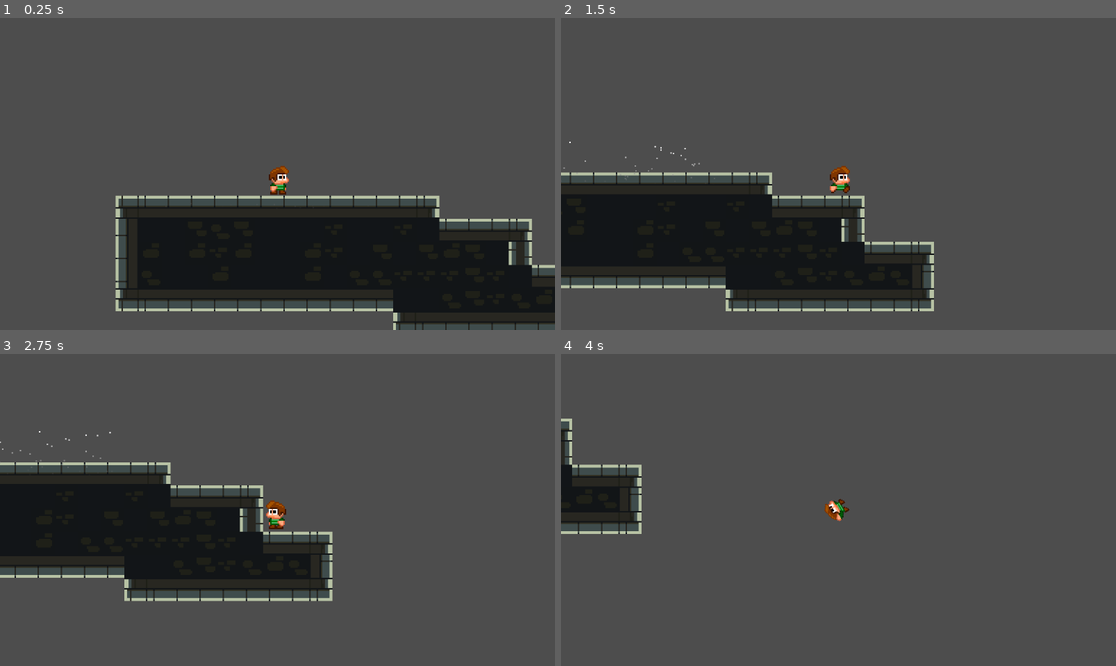
Above: before the commit, frames 1-4 (two rows, left to right).
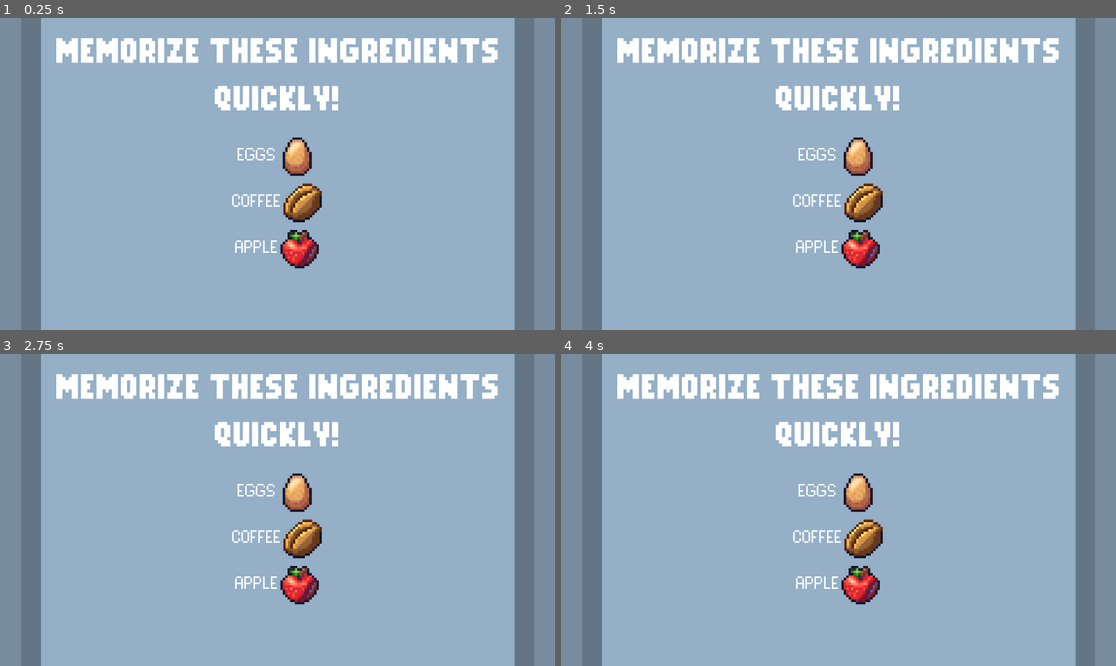
Above: after the commit, the same moments.

Repository: beejq/sugo
Game: Godot game, scene res://scenes/game.tscn
The game is run twice, just before and just after one commit, with the same random seed, the same clock (stepped at 60 frames per second) and the same inputs. The engine's default icon, where the game draws it, is replaced by a stand-in: a white triangle on a blue panel in a dark square.
Inputs:
- Up to frame 1 (0.25 s): no input
- Up to frame 2 (1.5 s): tap Enter at 0.5 s; hold Right (right) from 0.53 s (still down); tap Ctrl (dash) at 0.6 s; tap Space (jump) at 0.77 s; tap Shift (sprint) at 1.35 s
- Up to frame 3 (2.75 s): tap Space (jump) at 1.52 s; release Right (right) at 2.03 s; hold Left (left) from 2.03 s (still down); tap Ctrl (dash) at 2.1 s
- Up to frame 4 (4 s): release Left (left) at 2.78 s; hold Right (right) from 2.78 s (still down); tap Shift (sprint) at 2.85 s; tap Space (jump) at 3.02, 3.77 s; tap Ctrl (dash) at 3.6 s

The runs differ from the first frame. In frame 1, 100% of the frame differs, in the area x 0-100%, y 0-100%; in frame 2, 100%; in frame 3, 100%; in frame 4, 100%.

Commit message:
Added the Memorize UI
5 seconds to memorize ingredients UI is done, currently working on the minigame after reaching the tindahan (finish line)

Diff:
--- a/scenes/game.tscn
+++ b/scenes/game.tscn
@@ -1,8 +1,10 @@
-[gd_scene load_steps=10 format=4 uid="uid://bahpo4o5s3h6e"]
+[gd_scene load_steps=12 format=4 uid="uid://bahpo4o5s3h6e"]
 
 [ext_resource type="PackedScene" uid="uid://t01rjtuo78re" path="res://scenes/player.tscn" id="1_uwrxv"]
 [ext_resource type="Texture2D" uid="uid://d48stx5k5mx7" path="res://assets/tiles.png" id="2_lnu2h"]
 [ext_resource type="Texture2D" uid="uid://bo4itlixprc6y" path="res://assets/general.png" id="3_lbhrr"]
+[ext_resource type="PackedScene" uid="uid://d1ufbvlqqnucq" path="res://scenes/ingredients_ui.tscn" id="4_lbhrr"]
+[ext_resource type="PackedScene" uid="uid://cldxi0rl34qa4" path="res://scenes/tindahan.tscn" id="5_iywne"]
 
 [sub_resource type="TileSetAtlasSource" id="TileSetAtlasSource_iywne"]
 texture = ExtResource("2_lnu2h")
@@ -545,6 +547,10 @@
 
 [node name="Game" type="Node2D"]
 
+[node name="IngredientsUI" parent="." instance=ExtResource("4_lbhrr")]
+offset = Vector2(0.36, -28.78)
+transform = Transform2D(1, 0, 0, 1, 0.36, -28.78)
+
 [node name="Player" parent="." instance=ExtResource("1_uwrxv")]
 position = Vector2(0, -4)
 
@@ -556,6 +562,10 @@
 tile_set = SubResource("TileSet_u5sy4")
 
 [node name="GPUParticles2D" type="GPUParticles2D" parent="."]
+visible = false
 position = Vector2(-2, 24)
 amount = 64
 process_material = SubResource("ParticleProcessMaterial_lnu2h")
+
+[node name="StaticBody2D" parent="." instance=ExtResource("5_iywne")]
+position = Vector2(166, 22)
--- /dev/null
+++ b/scenes/ingredients_ui.tscn
@@ -0,0 +1,126 @@
+[gd_scene load_steps=9 format=3 uid="uid://d1ufbvlqqnucq"]
+
+[ext_resource type="Script" uid="uid://cjrmg6vt7msyn" path="res://scripts/ingredients_ui.gd" id="1_ovygv"]
+[ext_resource type="Texture2D" uid="uid://cu0ho8ju5kkjq" path="res://assets/ui/Tilesheets/Large tiles/Thin outline/tilemap.png" id="2_indwd"]
+[ext_resource type="FontFile" uid="uid://8y0v08b83lpv" path="res://assets/font/PixelAE-Bold.ttf" id="3_a20d4"]
+[ext_resource type="FontFile" uid="uid://dae4ki7o8weh5" path="res://assets/font/PixelAE-Regular.ttf" id="4_4ui1h"]
+[ext_resource type="Texture2D" uid="uid://qospodtqy126" path="res://assets/ui/foods/Free_pixel_food_16x16/Icons/eggs_brown.png" id="5_4ui1h"]
+[ext_resource type="Texture2D" uid="uid://dqtbodheyuv1l" path="res://assets/ui/foods/Free_pixel_food_16x16/Icons/coffee_raw.png" id="6_xcani"]
+[ext_resource type="Texture2D" uid="uid://br4wfb4fqfu3a" path="res://assets/ui/foods/Free_pixel_food_16x16/Icons/fruit_apple.png" id="7_phjot"]
+
+[sub_resource type="StyleBoxTexture" id="StyleBoxTexture_o52pe"]
+texture = ExtResource("2_indwd")
+region_rect = Rect2(66, 0, 32, 32)
+
+[node name="IngredientsUI" type="CanvasLayer"]
+script = ExtResource("1_ovygv")
+
+[node name="Panel" type="Panel" parent="."]
+anchors_preset = 8
+anchor_left = 0.5
+anchor_top = 0.5
+anchor_right = 0.5
+anchor_bottom = 0.5
+offset_left = -655.5
+offset_top = -417.0
+offset_right = 655.5
+offset_bottom = 469.0
+grow_horizontal = 2
+grow_vertical = 2
+size_flags_horizontal = 4
+size_flags_vertical = 4
+theme_override_styles/panel = SubResource("StyleBoxTexture_o52pe")
+
+[node name="TitleLabel" type="Label" parent="Panel"]
+layout_mode = 1
+anchors_preset = 5
+anchor_left = 0.5
+anchor_right = 0.5
+offset_left = -488.5
+offset_top = 151.0
+offset_right = 491.5
+offset_bottom = 346.0
+grow_horizontal = 2
+theme_override_fonts/font = ExtResource("3_a20d4")
+theme_override_font_sizes/font_size = 64
+text = "MEMORIZE THESE INGREDIENTS QUICKLY!"
+horizontal_alignment = 1
+vertical_alignment = 1
+autowrap_mode = 2
+uppercase = true
+
+[node name="VBoxContainer" type="VBoxContainer" parent="Panel"]
+layout_mode = 1
+anchors_preset = 8
+anchor_left = 0.5
+anchor_top = 0.5
+anchor_right = 0.5
+anchor_bottom = 0.5
+offset_left = -278.5
+offset_top = -112.5
+offset_right = 276.5
+offset_bottom = 238.5
+grow_horizontal = 2
+grow_vertical = 2
+theme_override_constants/separation = 16
+alignment = 1
+
+[node name="ingredient1" type="HBoxContainer" parent="Panel/VBoxContainer"]
+custom_minimum_size = Vector2(80, 80)
+layout_mode = 2
+alignment = 1
+
+[node name="label" type="Label" parent="Panel/VBoxContainer/ingredient1"]
+layout_mode = 2
+theme_override_fonts/font = ExtResource("4_4ui1h")
+theme_override_font_sizes/font_size = 32
+text = "Sample Ingredient"
+horizontal_alignment = 1
+vertical_alignment = 1
+uppercase = true
+
+[node name="TextureRect" type="TextureRect" parent="Panel/VBoxContainer/ingredient1"]
+layout_mode = 2
+texture = ExtResource("5_4ui1h")
+expand_mode = 2
+stretch_mode = 5
+
+[node name="ingredient2" type="HBoxContainer" parent="Panel/VBoxContainer"]
+layout_mode = 2
+alignment = 1
+
+[node name="label" type="Label" parent="Panel/VBoxContainer/ingredient2"]
+layout_mode = 2
+theme_override_fonts/font = ExtResource("4_4ui1h")
+theme_override_font_sizes/font_size = 32
+text = "Sample Ingredient"
+horizontal_alignment = 1
+vertical_alignment = 1
+uppercase = true
+
+[node name="TextureRect2" type="TextureRect" parent="Panel/VBoxContainer/ingredient2"]
+custom_minimum_size = Vector2(80, 80)
+layout_mode = 2
+texture = ExtResource("6_xcani")
+expand_mode = 2
+stretch_mode = 5
+
+[node name="ingredient3" type="HBoxContainer" parent="Panel/VBoxContainer"]
+layout_mode = 2
+alignment = 1
+
+[node name="label" type="Label" parent="Panel/VBoxContainer/ingredient3"]
+layout_mode = 2
+theme_override_fonts/font = ExtResource("4_4ui1h")
+theme_override_font_sizes/font_size = 32
+text = "Sample Ingredient"
+horizontal_alignment = 1
+vertical_alignment = 1
+uppercase = true
+
+[node name="TextureRect3" type="TextureRect" parent="Panel/VBoxContainer/ingredient3"]
+custom_minimum_size = Vector2(80, 80)
+layout_mode = 2
+texture = ExtResource("7_phjot")
+expand_mode = 2
+stretch_mode = 5
--- /dev/null
+++ b/scenes/minigame.tscn
@@ -0,0 +1,32 @@
+[gd_scene format=3 uid="uid://ckx6xxrlrj4t4"]
+
+[node name="CanvasLayer" type="CanvasLayer"]
+
+[node name="Panel" type="Panel" parent="."]
+offset_right = 40.0
+offset_bottom = 40.0
+
+[node name="Label" type="Label" parent="Panel"]
+layout_mode = 0
+offset_right = 40.0
+offset_bottom = 23.0
+
+[node name="GridContainer" type="GridContainer" parent="Panel"]
+layout_mode = 0
+offset_right = 40.0
+offset_bottom = 40.0
+
+[node name="TextureButton" type="TextureButton" parent="Panel/GridContainer"]
+layout_mode = 2
+
+[node name="TextureButton2" type="TextureButton" parent="Panel/GridContainer"]
+layout_mode = 2
+
+[node name="TextureButton3" type="TextureButton" parent="Panel/GridContainer"]
+layout_mode = 2
+
+[node name="TextureButton4" type="TextureButton" parent="Panel/GridContainer"]
+layout_mode = 2
+
+[node name="TextureButton5" type="TextureButton" parent="Panel/GridContainer"]
+layout_mode = 2
--- a/scenes/player.tscn
+++ b/scenes/player.tscn
@@ -81,6 +81,21 @@
 [sub_resource type="CircleShape2D" id="CircleShape2D_3vyb7"]
 radius = 11.0
 
+[sub_resource type="Animation" id="Animation_tuyoq"]
+length = 0.001
+tracks/0/type = "value"
+tracks/0/imported = false
+tracks/0/enabled = true
+tracks/0/path = NodePath(".:rotation")
+tracks/0/interp = 1
+tracks/0/loop_wrap = true
+tracks/0/keys = {
+"times": PackedFloat32Array(0),
+"transitions": PackedFloat32Array(1),
+"update": 0,
+"values": [0.0]
+}
+
 [sub_resource type="Animation" id="Animation_qlg0r"]
 resource_name = "spin"
 length = 0.3
@@ -96,21 +111,6 @@
 "transitions": PackedFloat32Array(1, 1),
 "update": 0,
 "values": [0.0, 6.28319]
-}
-
-[sub_resource type="Animation" id="Animation_tuyoq"]
-length = 0.001
-tracks/0/type = "value"
-tracks/0/imported = false
-tracks/0/enabled = true
-tracks/0/path = NodePath(".:rotation")
-tracks/0/interp = 1
-tracks/0/loop_wrap = true
-tracks/0/keys = {
-"times": PackedFloat32Array(0),
-"transitions": PackedFloat32Array(1),
-"update": 0,
-"values": [0.0]
 }
 
 [sub_resource type="AnimationLibrary" id="AnimationLibrary_fjrip"]
--- /dev/null
+++ b/scenes/tindahan.tscn
@@ -0,0 +1,22 @@
+[gd_scene load_steps=4 format=3 uid="uid://cldxi0rl34qa4"]
+
+[ext_resource type="Texture2D" uid="uid://cdeoaaqwjyrbw" path="res://icon.svg" id="1_g1505"]
+[ext_resource type="Script" uid="uid://b5l8xwxfbhoyu" path="res://scripts/tindahan.gd" id="1_ugkg1"]
+
+[sub_resource type="RectangleShape2D" id="RectangleShape2D_1gq5j"]
+
+[node name="StaticBody2D" type="StaticBody2D"]
+script = ExtResource("1_ugkg1")
+
+[node name="Sprite2D" type="Sprite2D" parent="."]
+position = Vector2(7.7486e-07, 7.7486e-07)
+scale = Vector2(0.15625, 0.15625)
+texture = ExtResource("1_g1505")
+
+[node name="Area2D" type="Area2D" parent="."]
+collision_mask = 2
+
+[node name="CollisionShape2D" type="CollisionShape2D" parent="Area2D"]
+shape = SubResource("RectangleShape2D_1gq5j")
+
+[connection signal="body_entered" from="Area2D" to="." method="_on_area_2d_body_entered"]
--- /dev/null
+++ b/scripts/ingredients_ui.gd
@@ -0,0 +1,26 @@
+extends CanvasLayer
+
+@onready var panel: Panel = $Panel
+@onready var ingredient_labels = [
+	$Panel/VBoxContainer/ingredient1/label,
+	$Panel/VBoxContainer/ingredient2/label,
+	$Panel/VBoxContainer/ingredient3/label
+]
+
+var ingredients = ["Eggs", "Coffee", "Apple"]
+
+func _ready() -> void:
+	show_ingredient()
+
+	await get_tree().create_timer(5.0).timeout
+
+	var tween = get_tree().create_tween()
+	tween.tween_property(panel, "modulate:a", 0.0, 0.5)
+	tween.parallel().tween_property(panel, "position:y", panel.position.y - 1000, 2.0)
+	await tween.finished
+
+	panel.visible = false
+
+func show_ingredient():
+	for i in range(ingredients.size()):
+			ingredient_labels[i].text = ingredients[i]
--- /dev/null
+++ b/scripts/tindahan.gd
@@ -0,0 +1,5 @@
+extends StaticBody2D
+
+func _on_area_2d_body_entered(body: Node2D) -> void:
+	if body.name == "Player":
+		print("Time for Minigame!")
Binary file added: assets/font/PixelAE-Bold.ttf
Not shown, added: assets/font/PixelAE-Bold.ttf.import
Binary file added: assets/font/PixelAE-Regular.ttf
Not shown, added: assets/font/PixelAE-Regular.ttf.import
Binary file added: assets/font/quaver.ttf
Not shown, added: assets/font/quaver.ttf.import
Not shown, added: assets/font/readme.txt
Not shown, added: assets/ui/License.txt
Binary file added: assets/ui/Preview.png
Not shown, added: assets/ui/Preview.png.import
Binary file added: assets/ui/Sample.png
Not shown, added: assets/ui/Sample.png.import
(and 1234 more such lines)
